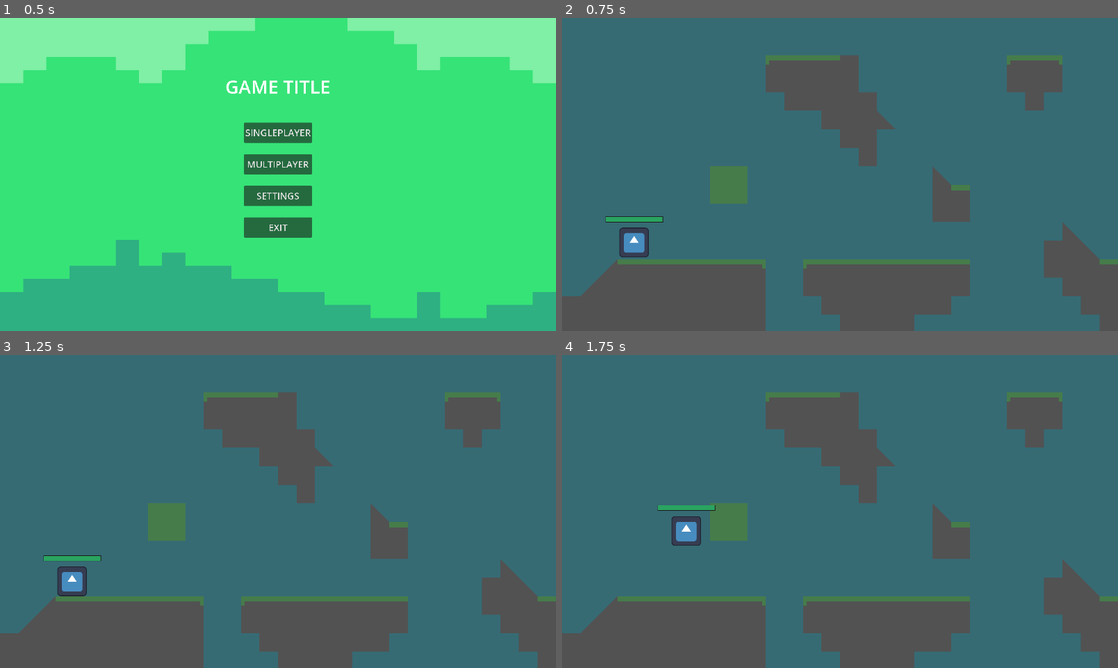
Above: before the commit, frames 1-4 (two rows, left to right).
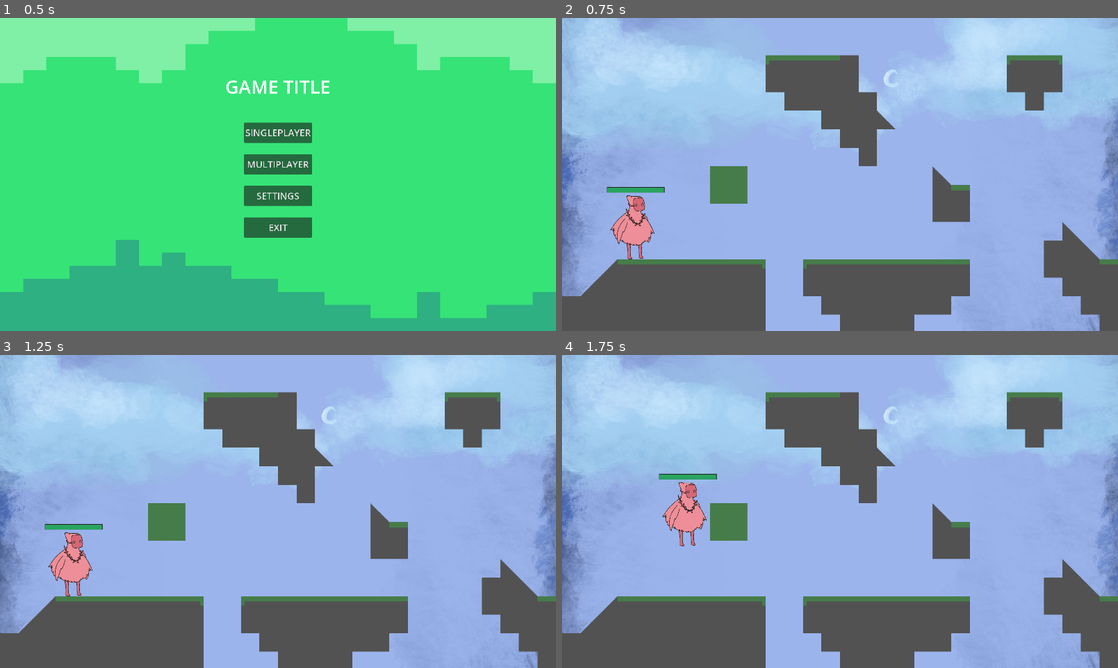
Above: after the commit, the same moments.

Repository: RealityGalaxy/Varis
Game: Godot game, scene res://scenes/main_menu.tscn
The game is run twice, just before and just after one commit, with the same random seed, the same clock (stepped at 60 frames per second) and the same inputs. The engine's default icon, where the game draws it, is replaced by a stand-in: a white triangle on a blue panel in a dark square.
Inputs:
- Up to frame 1 (0.5 s): no input
- Up to frame 2 (0.75 s): click "SINGLEPLAYER" at 0.5 s
- Up to frame 3 (1.25 s): no input
- Up to frame 4 (1.75 s): tap Enter at 1.25 s; hold Right (right) from 1.28 s (still down); tap Up (up) at 1.52 s

Frame 1 is identical in both runs. In frame 2, 77% of the frame differs, in the area x 0-100%, y 0-100%; in frame 3, 77%; in frame 4, 77%.

Commit message:
Player Static Sprite and Basic Background

Diff:
--- a/Varis/scenes/char.tscn
+++ b/Varis/scenes/char.tscn
@@ -1,11 +1,12 @@
-[gd_scene load_steps=6 format=3 uid="uid://cubitxapsm3h1"]
+[gd_scene load_steps=7 format=3 uid="uid://cubitxapsm3h1"]
 
 [ext_resource type="Texture2D" uid="uid://c380wvdmmtcf2" path="res://icon.svg" id="2_fjpeu"]
 [ext_resource type="Script" path="res://scripts/Character.gd" id="2_iyq3v"]
 [ext_resource type="PackedScene" uid="uid://17oana8owvic" path="res://scenes/healthbar.tscn" id="2_vik5t"]
+[ext_resource type="Texture2D" uid="uid://8na25rofy8a4" path="res://graphics/placeholder/Player-Static.png" id="3_34nqf"]
 
 [sub_resource type="RectangleShape2D" id="RectangleShape2D_uou4y"]
-size = Vector2(127, 128)
+size = Vector2(191.25, 276.25)
 
 [sub_resource type="SceneReplicationConfig" id="SceneReplicationConfig_eqrt6"]
 properties/0/path = NodePath(".:position")
@@ -23,11 +24,18 @@
 offset_right = 123.0
 offset_bottom = -89.0
 
+[node name="Player (holder)" type="Sprite2D" parent="."]
+position = Vector2(-196.25, 61.25)
+scale = Vector2(0.359918, 0.359918)
+texture = ExtResource("3_34nqf")
+
 [node name="Sprite2D" type="Sprite2D" parent="."]
+visible = false
 texture = ExtResource("2_fjpeu")
 
 [node name="CollisionShape2D" type="CollisionShape2D" parent="."]
-position = Vector2(0.5, 0)
+position = Vector2(-13.125, 60.625)
+scale = Vector2(0.999999, 0.999999)
 shape = SubResource("RectangleShape2D_uou4y")
 
 [node name="MultiplayerSynchronizer" type="MultiplayerSynchronizer" parent="."]
--- a/Varis/scenes/level.tscn
+++ b/Varis/scenes/level.tscn
@@ -1,5 +1,6 @@
-[gd_scene load_steps=7 format=3 uid="uid://cgw6rfirr30ks"]
+[gd_scene load_steps=8 format=3 uid="uid://cgw6rfirr30ks"]
 
+[ext_resource type="Texture2D" uid="uid://byadn1chqmare" path="res://graphics/placeholder/Background.jpg" id="1_4nckw"]
 [ext_resource type="Texture2D" uid="uid://hb5qw0s3eac2" path="res://graphics/terrain/tilemaps/GrassTilemap.png" id="1_jefxm"]
 [ext_resource type="PackedScene" uid="uid://cubitxapsm3h1" path="res://scenes/char.tscn" id="2_7accs"]
 [ext_resource type="Script" path="res://scripts/MultiplayerSpawner.gd" id="3_lyedi"]
@@ -44,6 +45,11 @@
 
 [node name="Level" type="Node2D"]
 
+[node name="UntitledArtwork(1)" type="Sprite2D" parent="."]
+position = Vector2(959.778, 539)
+scale = Vector2(1.00185, 1.00185)
+texture = ExtResource("1_4nckw")
+
 [node name="TileMap" type="TileMap" parent="."]
 tile_set = SubResource("TileSet_ie8pg")
 format = 2
Binary file added: Varis/graphics/Untitled_Artwork (1).jpg
Not shown, added: Varis/graphics/Untitled_Artwork (1).jpg.import
Binary file added: Varis/graphics/placeholder/Background.jpg
Not shown, added: Varis/graphics/placeholder/Background.jpg.import
Binary file added: Varis/graphics/placeholder/Player-Static.png
Not shown, added: Varis/graphics/placeholder/Player-Static.png.import
